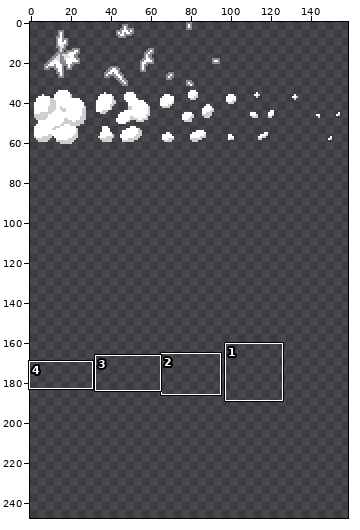
One commit to this sprite sheet: Assets/Data/Vfx/vfx_x32.png. Above: a wide view before the commit, with the close-up outlined.
Close-up. Before the edit:
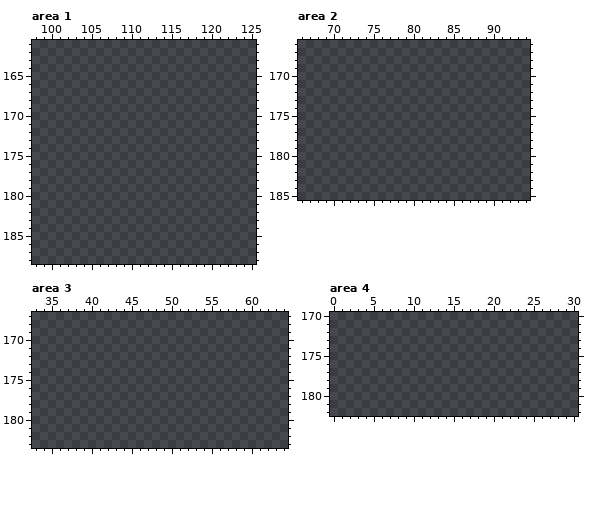
The file is 256x256 pixels. Colours within 5 levels of each other are drawn and written as one. Shown: area 1: x 98..125, y 161..188; area 2: x 66..94, y 166..185; area 3: x 33..64, y 167..183; area 4: x 0..30, y 170..182. The wide view leaves out empty margins. The commit also changed other parts of the picture, which this record leaves out.
Palette (. is transparent): 
Now the later version:
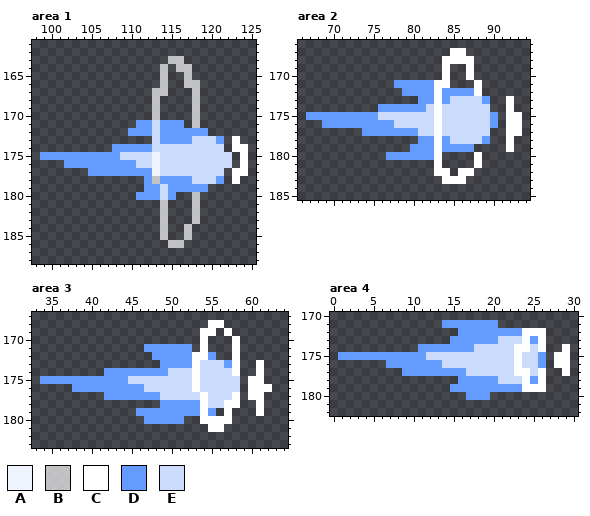
Colours new in this view: A #eef3fe  B #ffffffac  C #ffffff  D #639bff  E #cbdbfc
What changed:
Changed rows in their new state; - is an unchanged pixel.
Area 1:
first column x 99:
163 ----------------BB--------
164 ---------------B-BB-------
165 ---------------B--B-------
166 ---------------B--BB------
167 --------------BB---B------
168 --------------B----B------
169 --------------B----B------
170 --------------B----B------
171 ------------DDEDDD-B------
172 -----------DDDEDDDDDD-----
173 --------------EDDDDEEED-C-
174 ---------DDDDDEEEEEEEEE-CC
175 DDDDDDDDDDEEEEAEEEEEEEEE-C
176 ---DDDDDDDDDEEAEEEEEEEEE-C
177 ------DDDDDDDDAEEEEEEEE-CC
178 -------------DBDDDDEEED-C-
179 -------------DDEDDDDD-----
180 ------------DDDED--B------
181 ---------------B---B------
182 ---------------B---B------
183 ---------------B---B------
184 ---------------B--B-------
185 ---------------B--B-------
186 ----------------BB--------
Area 2:
first column x 67:
167 ------------------CC-------
168 -----------------CCCC------
169 -----------------C--C------
170 -----------------C--C------
171 -----------DDDDDCC---C-----
172 ------------DDDDCDDDDC-----
173 --------------DDCDEEEED--C-
174 ---------DDDDDDECEEEEEE--C-
175 DDDDDDDDDEEEEEEECEEEEEED-CC
176 --DDDDDDDDDEEEEECEEEEEED-CC
177 -------DDDDDDDEECEEEEEE--CC
178 --------------DDCDEEEED--C-
179 -------------DDDCDDDD----C-
180 ----------DDDDDDC----C-----
181 ----------------C----C-----
182 ----------------CC-CC------
183 -----------------CCC-------
Area 3:
first column x 34:
168 ---------------------CC------
169 --------------------CC-C-----
170 --------------------C---C----
171 -------------DDDDDD-C---C----
172 --------------DDDDDCCD--C----
173 ---------------DDDDCEEEDC--C-
174 --------DDDDDDDDEEECEEEEC--C-
175 DDDDDDDDDDDEEEEEEEECEEEEE-CC-
176 ----DDDDDDDDDEEEEEECEEEEE-CCC
177 --------DDDDDDDEEEEECEEEC-CC-
178 ---------------DDDDDCEECC--C-
179 ------------DDDDDDDDCD-C---C-
180 -------------DDDDD--CCCC-----
181 ---------------------CC------
Area 4:
first column x 1:
171 -------------DDDDDDD---------
172 ---------------DDDDDDDDCCC---
173 --------------DDDDDDEEECDC---
174 ----------DDDDDDDEEEEECCEC--C
175 DDDDDDDDDDDEEEEEEEEEEECEED-CC
176 ------DDDDDDDEEEEEEEEECEED-CC
177 --------DDDDDDDDEEEEEECCEC--C
178 ---------------DDDDDEEECDC---
179 --------------DDDDDDDDDCCC---
180 ----------------DDD----------
